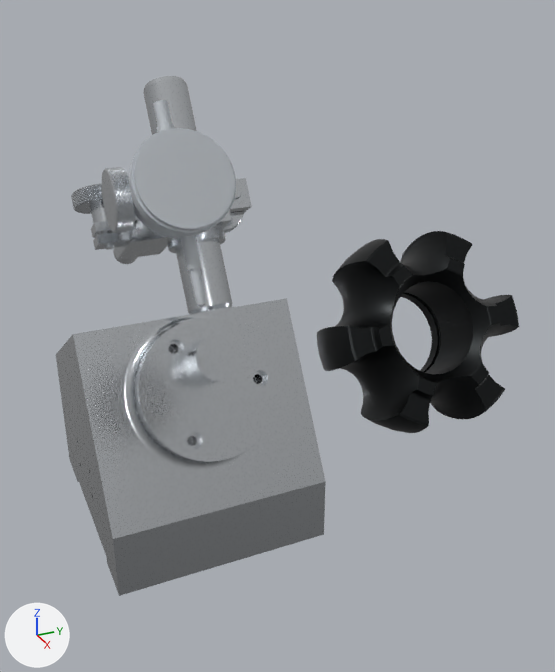
The glTF model BJ_INNERRACE/Inner_Diameter/Inner_Diameter.glb as it was, and as the next commit left it.
One viewpoint serves both versions: a camera (50 mm lens) standing at (0.46, -0.133, 0.314) and looking at (0.119, 0.02, 0.144). The lights are fixed; the arrows at lower left show +X, +Y and +Z. The picture after the commit comes second. Both versions are drawn at frame 80 of the action 'CombinedAction'; the numbers are the values there.

In view in the first picture: 'BJ100', 'Indigator', 'Inner_Diameter', 'Inner_Diameter.002', 'Inner_Diameter.004', 'Inner_Diameter.007', 'Inner_Diameter.008', 'Inner_Diameter.009', 'Inner_Diameter.011', 'Inner_Diameter.013' and 3 more.
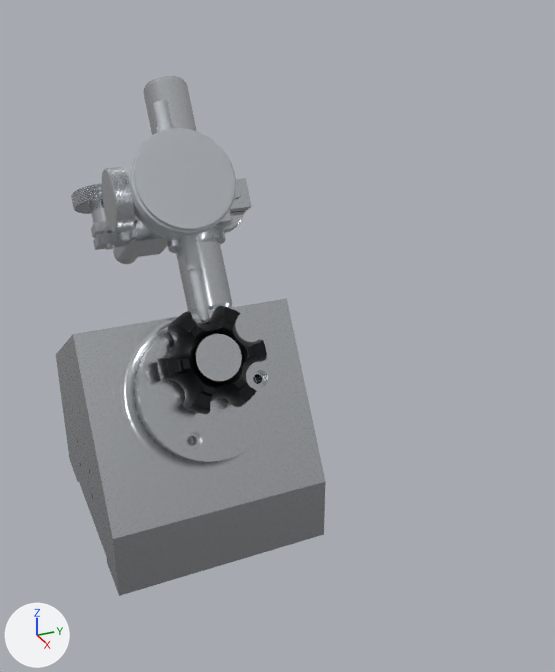
The edits, one by one:
Object 'Indigator' (ob_indigator) moves from (0.0, 0.0, 0.0) to (0.0043, 0.0, -0.0074).
Object 'BJ100' (ob_bj100) moves from (0.1852, 0.0, 0.0926) to (0.0, 0.0, 0.0).

Pixel boxes (x1, y1, x2, y2) of what changed, in the pictures (555 x 672 px):
'BJ100', moved
    before: (317, 231, 519, 433)
    after: (157, 306, 267, 414)
'Indigator', moved
    before: (189, 268, 206, 307)
    after: (189, 268, 209, 323)
